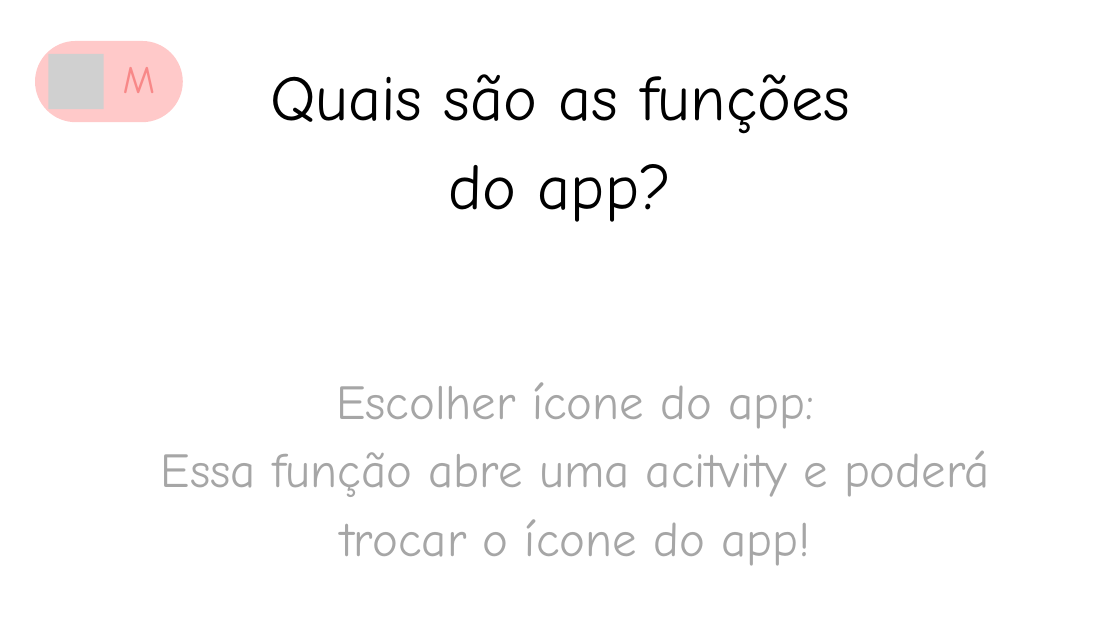
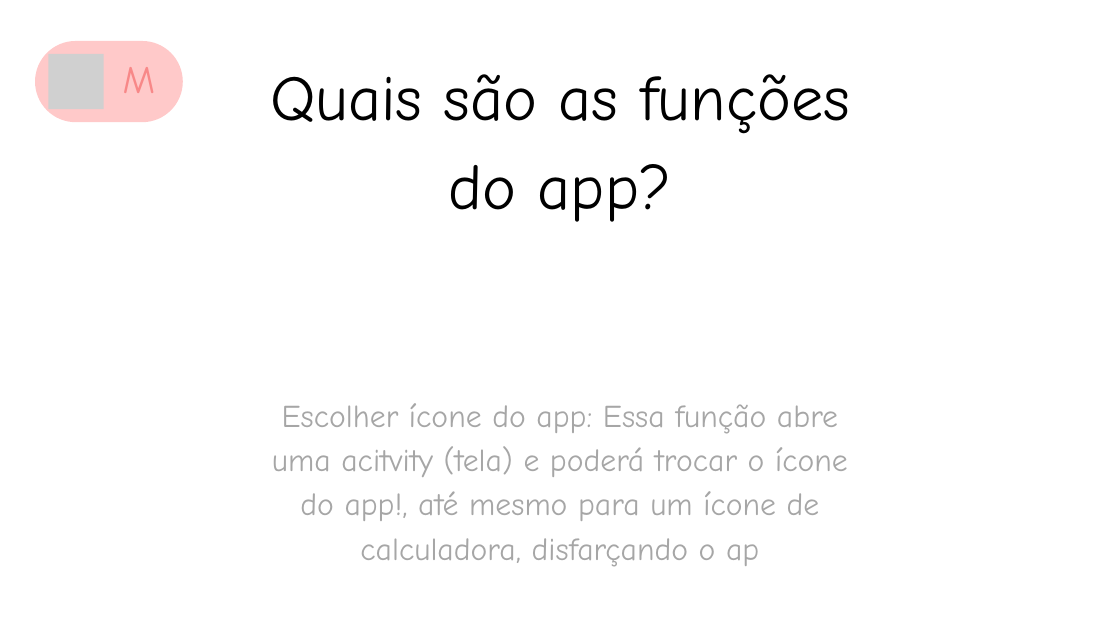
Before and after one commit to intellicore555-oss/mulher-amparada--, a slide deck: slide 26 of material2.pptx. Drawn at 1120x630 pixels with LibreOffice and Linux fonts; fonts in the diff are those of the drawing; grey boxes stand for pictures. Boxes give left, top, right and bottom in pixels: in the first picture for what was removed or moved away, otherwise in the second. Text is boxed around its words. In the diff, an @@ line names an element or a change of style, - is before the commit and + after.

```diff
--- a/material2.pptx
+++ b/material2.pptx
@@ text at box(272, 403, 848, 567): text changed; size 62.8 to 40.8 pt @@
-Escolher ícone do app:
-Essa função abre uma acitvity e poderá trocar o ícone do app!
+Escolher ícone do app: Essa função abre uma acitvity (tela) e poderá trocar o ícone do app!, até mesmo para um ícone de calculadora, disfarçando o ap
```
Also in this commit, not shown: 1 other file.
